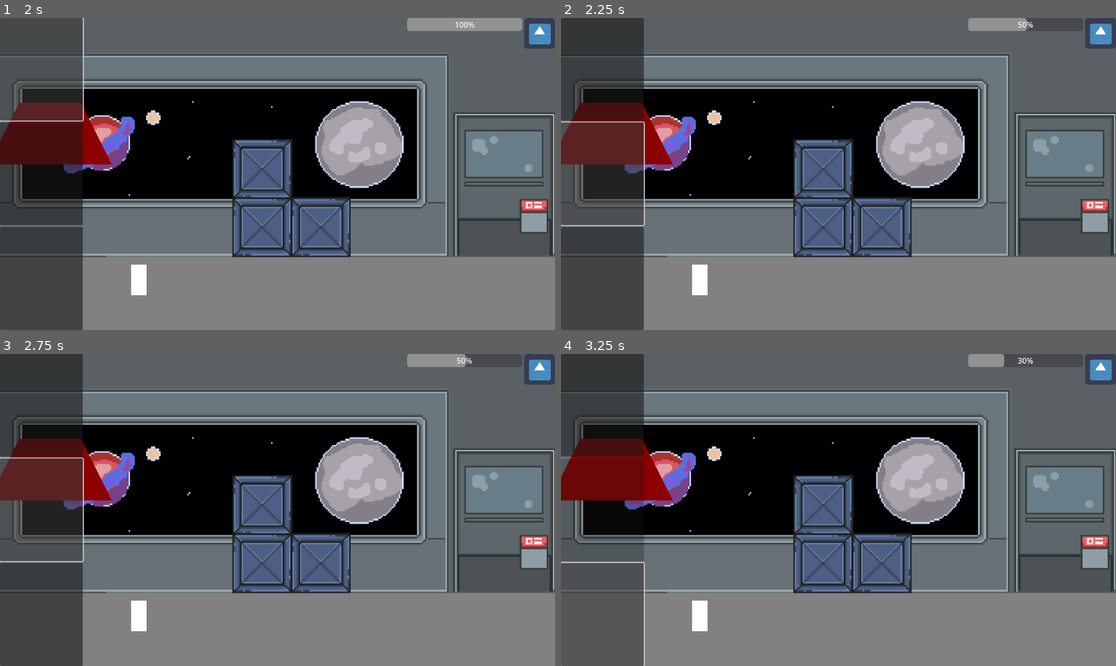
Above: before the commit, frames 1-4 (two rows, left to right).
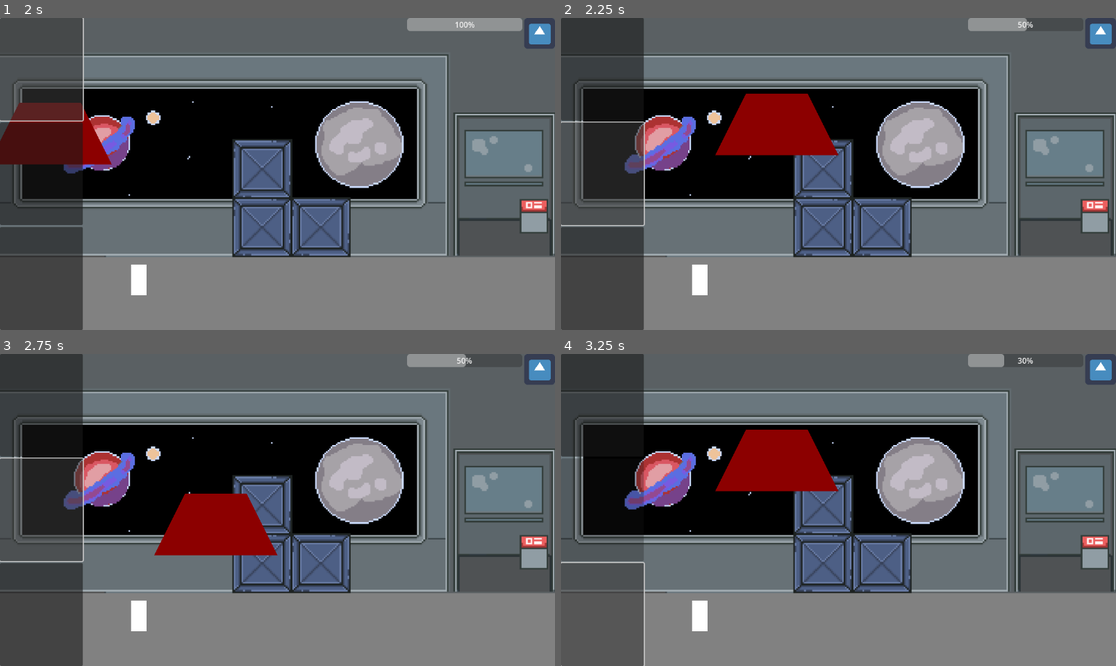
Above: after the commit, the same moments.

Repository: iniyanijoseph/Gravity
Game: Godot game, scene res://Main.tscn
Two runs of this game, one before a commit and one after it. Both use one fixed random seed, a clock stepped at 60 frames per second and the inputs below. The engine's default icon, where the game draws it, is replaced by a stand-in: a white triangle on a blue panel in a dark square.
Inputs (mouse positions are in pixels of both pictures, inside the frame that each line leads up to):
- Up to frame 1 (2 s): click (38, 67) at 0.5 s
- Up to frame 2 (2.25 s): click (599, 174) at 2 s
- Up to frame 3 (2.75 s): no input
- Up to frame 4 (3.25 s): click (599, 612) at 2.75 s

Frame 1 is identical in both runs. In frame 2, 6.4% of the frame differs, in the area x 0-50%, y 24-47%; in frame 3, 6.4%; in frame 4, 6.6%.
Error before the commit: Invalid access to property or key 'x' on a base object of type 'CharacterBody2D (Player.gd)'. (res://Boss.gd:64)

Commit message:
Some minor fixes to slamming and lasers
- The code no longer crashes.
- Laser will still need some additional work to ensure
a. The laser actually appears on the screen
b. There is an appopriate delay for the player to react

Diff:
--- a/Boss.gd
+++ b/Boss.gd
@@ -61,9 +61,9 @@
 			# Slam behavior code
 			# Perform slam action, e.g., play a slam animation and deal damage to the player
 			var player = get_tree().get_nodes_in_group("Player");
-			tween.tween_property($Sprite, "position", Vector2(player[0].x, 0), time);
+			tween.tween_property($Sprite, "position", Vector2(player[0].position.x, 300), time);
 			tween.play();
-			tween.tween_property($Sprite, "position", Vector2(player[0].x, startingPos.y), time);
+			tween.tween_property($Sprite, "position", Vector2(player[0].position.x, startingPos.y - 3000), time);
 			tween.play();
 		State.laser:
 			# Laser behavior code
@@ -114,6 +114,8 @@
 func draw_laser():
 	var canvas_item = $CanvasItem
 	canvas_item.draw_line(laserStartPos, laserEndPos, Color(1, 0, 0), 2)
+	canvas_item.move_to_front();
+	canvas_item.show();
 
 
 func deal_damage_to_player():
